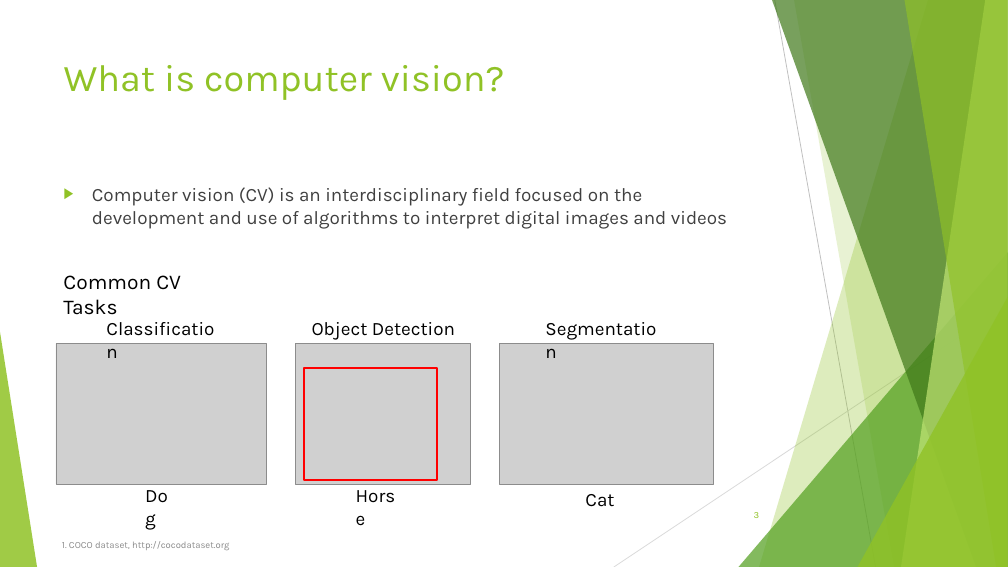
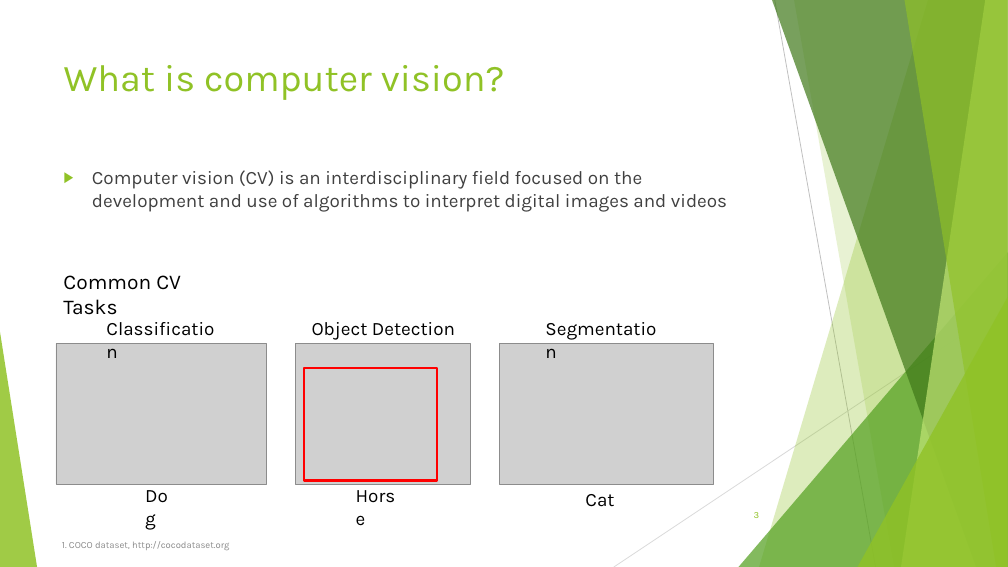
Before and after one commit to danieljbrooks/PyTorchTutorial, a slide deck: slide 3 of computer_vision.pptx. Drawn at 1008x567 pixels with LibreOffice and Linux fonts; fonts in the diff are those of the drawing; grey boxes stand for pictures. Boxes give left, top, right and bottom in pixels: in the first picture for what was removed or moved away, otherwise in the second. Text is boxed around its words. In the diff, an @@ line names an element or a change of style, - is before the commit and + after.

```diff
--- a/computer_vision.pptx
+++ b/computer_vision.pptx
@@ text "Computer vision (CV) is an ...": place and size @@
-text "Computer vision (CV) is an ..." at [92, 187, 727, 229]
+text "Computer vision (CV) is an ..." at [92, 170, 727, 212]
```
Also in this commit, not shown: 4 other slides changed, 1 slide added, 1 other file.
